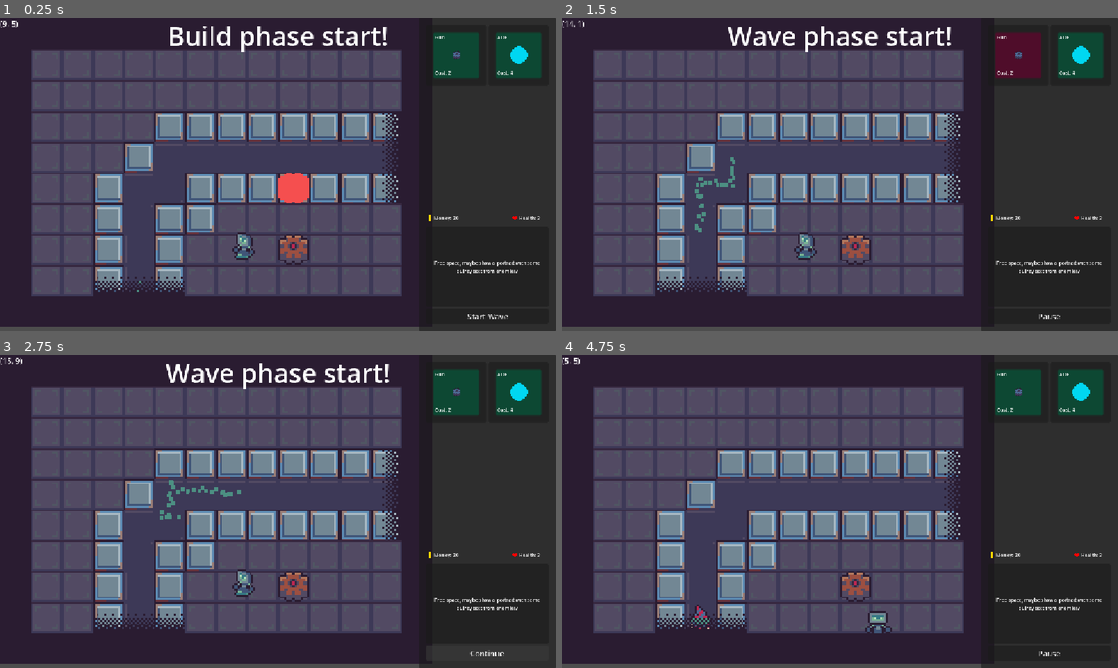
Above: before the commit, frames 1-4 (two rows, left to right).
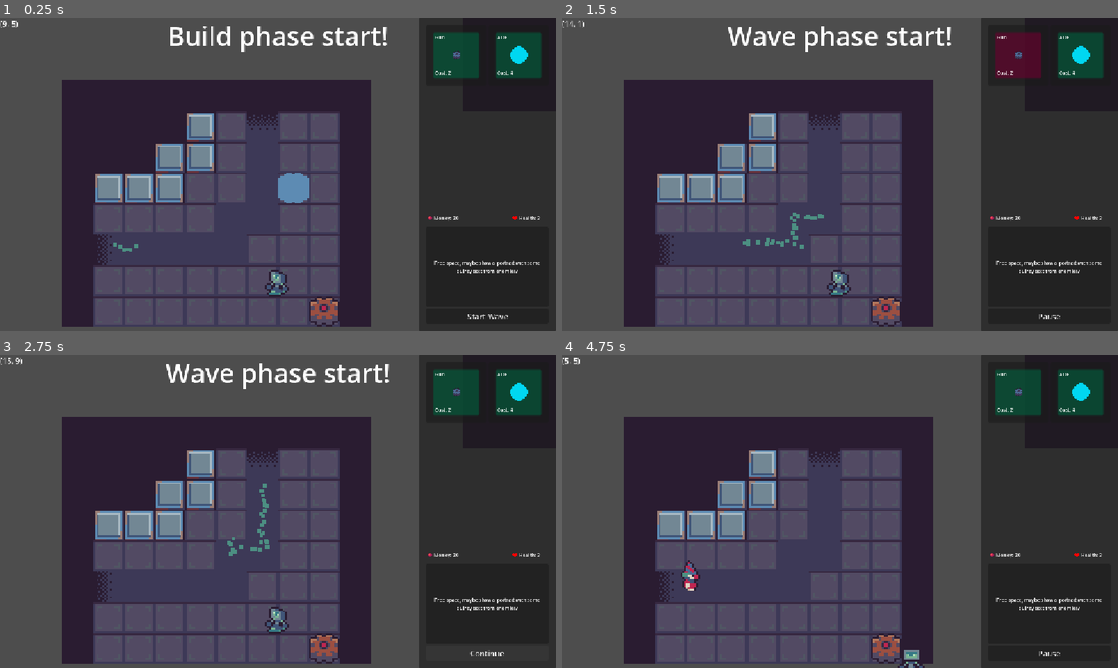
Above: after the commit, the same moments.

Repository: aughckt/spin-to-win
Game: Godot game, scene res://structure/level_manager.tscn
Same seed, same stepped clock (60 frames per second), same inputs: the game is played once before the commit and once after it. The engine's default icon, where the game draws it, is replaced by a stand-in: a white triangle on a blue panel in a dark square.
Inputs (mouse positions are in pixels of both pictures, inside the frame that each line leads up to):
- Up to frame 1 (0.25 s): no input
- Up to frame 2 (1.5 s): click "Start Wave" at 0.5 s; click (1017, 55) at 1.27 s
- Up to frame 3 (2.75 s): click "Pause" at 2 s
- Up to frame 4 (4.75 s): click "Continue" at 2.75 s; move the mouse to (962, 495) at 3.52 s; hold D (right) 3.53-4.28 s; hold Mouse wheel down (scroll_down) 3.53-4.28 s; click (962, 495) at 3.67 s; move the mouse to (728, 527) at 4.27 s; hold S (down) from 4.28 s (still down); tap Mouse wheel up (scroll_up) at 4.35 s

The runs differ from the first frame. In frame 1, 46% of the frame differs, in the area x 0-100%, y 0-99%; in frame 2, 46%; in frame 3, 46%; in frame 4, 47%, in the area x 0-100%, y 0-100%.

Commit message:
add nose

Diff:
--- a/environment/environment.gd
+++ b/environment/environment.gd
@@ -490,3 +490,19 @@
 
 	print("Selected tower %s" % ("none" if tower_data == null else tower_data.name))
 	build_visual.set_data(tower_data)
+
+
+const INITIAL_NOSE_VEL: Vector2 = Vector2(30, 90)
+const SPREAD_DEGRESS: float = 15
+@export var hud_layer: CanvasLayer
+func spawn_money(amount: int, at: Vector2) -> void:
+	for _i in range(amount):
+		var nose := Nose.create()
+		nose.reparent.call_deferred(hud_layer)
+		nose.global_position = at
+		nose.target_point = hud.nose_target.global_position
+
+		var speed := randf_range(INITIAL_NOSE_VEL.x, INITIAL_NOSE_VEL.y)
+		var angle := deg_to_rad(randf_range(-SPREAD_DEGRESS, SPREAD_DEGRESS))
+
+		nose.vel = (-nose.global_position.direction_to(nose.target_point)).rotated(angle) * speed
--- a/environment/environment.tscn
+++ b/environment/environment.tscn
@@ -180,7 +180,7 @@
 physics_layer_0/collision_mask = 0
 sources/0 = SubResource("TileSetAtlasSource_7uceq")
 
-[node name="Environment" type="Node2D" unique_id=123182581 node_paths=PackedStringArray("terrainmap", "tilemap", "gearmap", "gears", "underground_gears", "bullets", "towers", "troopers", "coords_label", "hud", "build_visual")]
+[node name="Environment" type="Node2D" unique_id=123182581 node_paths=PackedStringArray("terrainmap", "tilemap", "gearmap", "gears", "underground_gears", "bullets", "towers", "troopers", "coords_label", "hud", "build_visual", "hud_layer")]
 y_sort_enabled = true
 script = ExtResource("1_wjl7u")
 terrainmap = NodePath("Terrain")
@@ -194,6 +194,7 @@
 coords_label = NodePath("DebugHUD/CoordsLabel")
 hud = NodePath("HUD/HUD")
 build_visual = NodePath("BuildVisual")
+hud_layer = NodePath("HUD")
 
 [node name="ArrowTiles" type="TileMapLayer" parent="." unique_id=108710037]
 tile_set = SubResource("TileSet_wetts")
--- a/structure/level_manager.gd
+++ b/structure/level_manager.gd
@@ -5,6 +5,7 @@
 
 @export var current_level_index: int = 0
 var level_array: Array[PackedScene] = [
+	preload("res://structure/levels/level_gunturn.tscn"),
 	preload("res://structure/levels/level_aoe_intro.tscn"),
 	preload("res://structure/levels/template_level.tscn"),
 	preload("res://structure/levels/level_snake.tscn")]
--- a/structure/levels/level_gunturn.tscn
+++ b/structure/levels/level_gunturn.tscn
@@ -30,4 +30,7 @@
 [node name="GearMap" parent="Environment" parent_id_path=PackedInt32Array(123182581) index="4" unique_id=916456414]
 tile_map_data = PackedByteArray("AAAKAAkAAAABAAAAAAA=")
 
+[node name="Player" parent="Environment" parent_id_path=PackedInt32Array(123182581) index="12" unique_id=1382910038]
+position = Vector2(574, 565)
+
 [editable path="Environment"]
--- a/towers/gun_tower/bullet.gd
+++ b/towers/gun_tower/bullet.gd
@@ -29,6 +29,9 @@
 	return pool
 
 func _on_area_entered(area: Area2D) -> void:
+	if area.get_parent() == GeneralPool:
+		return
+
 	if area is Trooper:
 		(area as Trooper).take_damage(damage)
 
--- a/troopers/trooper.gd
+++ b/troopers/trooper.gd
@@ -11,6 +11,8 @@
 const MAX_HP: int = 100
 var hp: int = MAX_HP
 @export var sprite: AnimatedSprite2D
+
+const BOUNTY: int = 1
 
 func _ready() -> void:
 	target_pos = global_position
@@ -75,7 +77,7 @@
 
 
 	if hp <= 0:
-		Env.INST.budget += 1
+		Env.INST.spawn_money(BOUNTY, global_position)
 		pool_self()
 
 
--- a/ui/hud.gd
+++ b/ui/hud.gd
@@ -10,6 +10,8 @@
 
 @export var start_wave_button: Button
 @export var pause_button: Button
+
+@export var nose_target: Control
 
 signal data_selected (data: TowerData)
 
--- a/ui/hud.tscn
+++ b/ui/hud.tscn
@@ -2,8 +2,8 @@
 
 [ext_resource type="Script" uid="uid://cveavlf4sypju" path="res://ui/hud.gd" id="1_en2x2"]
 [ext_resource type="PackedScene" uid="uid://deeabsnpj3v05" path="res://ui/tower_panel.tscn" id="1_rbyyf"]
-[ext_resource type="Texture2D" uid="uid://wuck5ik5v4v2" path="res://ui/temp_coin.png" id="2_7ihmi"]
 [ext_resource type="Theme" uid="uid://ofehi657nfwc" path="res://ui/theme.tres" id="2_276te"]
+[ext_resource type="Texture2D" uid="uid://daf10bu2v4pfp" path="res://ui/nose/nose.png" id="3_en2x2"]
 [ext_resource type="Texture2D" uid="uid://kv40wvt1fi4w" path="res://ui/temp_health.png" id="4_en2x2"]
 
 [sub_resource type="StyleBoxFlat" id="StyleBoxFlat_7ihmi"]
@@ -18,7 +18,7 @@
 corner_radius_bottom_left = 3
 corner_detail = 5
 
-[node name="HUD" type="Control" unique_id=1114338 node_paths=PackedStringArray("tower_panels", "health_label", "money_label", "start_wave_button", "pause_button")]
+[node name="HUD" type="Control" unique_id=1114338 node_paths=PackedStringArray("tower_panels", "health_label", "money_label", "start_wave_button", "pause_button", "nose_target")]
 layout_mode = 3
 anchors_preset = 15
 anchor_right = 1.0
@@ -33,6 +33,7 @@
 money_label = NodePath("PanelContainer/MarginContainer/VBoxContainer/HealthAndMoney/HBoxContainer/Money/HBoxContainer/Label")
 start_wave_button = NodePath("PanelContainer/MarginContainer/VBoxContainer/StartWaveButton")
 pause_button = NodePath("PanelContainer/MarginContainer/VBoxContainer/PauseButton")
+nose_target = NodePath("PanelContainer/MarginContainer/VBoxContainer/HealthAndMoney/HBoxContainer/Money/HBoxContainer/TextureRect")
 
 [node name="PanelContainer" type="PanelContainer" parent="." unique_id=518244129]
 layout_mode = 1
@@ -105,7 +106,7 @@
 texture_filter = 1
 layout_mode = 2
 size_flags_horizontal = 0
-texture = ExtResource("2_7ihmi")
+texture = ExtResource("3_en2x2")
 
 [node name="Label2" type="Label" parent="PanelContainer/MarginContainer/VBoxContainer/HealthAndMoney/HBoxContainer/Money/HBoxContainer" unique_id=2116232395]
 layout_mode = 2
--- /dev/null
+++ b/ui/nose/nose.gd
@@ -0,0 +1,49 @@
+class_name Nose
+extends Sprite2D
+
+const TURN_RATE: float = 5
+const ACCEL: float = 10
+const TARGET_SPEED: float = 600
+const MIN_TARGET_DIST: float = 5
+##just a failsafe
+const LIFE_TIME: float = 5
+
+var target_point: Vector2
+var vel: Vector2
+var time: float
+
+static var pool: Pool
+const scene: PackedScene = preload("res://ui/nose/nose.tscn")
+
+@export var sound: Sound
+
+func _process(delta: float) -> void:
+	if time < 0 || global_position.distance_squared_to(target_point) <= MIN_TARGET_DIST * MIN_TARGET_DIST:
+		Env.INST.budget += 1
+		SoundBus.play_sound(sound)
+		remove()
+		return
+
+	var to_target := target_point - global_position
+
+	var angle := vel.angle()
+	var target_angle := to_target.angle()
+	var new_angle := lerp_angle(angle, target_angle, TURN_RATE * delta)
+
+	vel = Vector2.RIGHT.rotated(new_angle) * lerpf(vel.length(), TARGET_SPEED, ACCEL * delta)
+	global_position += vel * delta
+
+	time -= delta
+
+static func _get_pool() -> Pool:
+	if pool == null:
+		pool = Pool.create(scene)
+	return pool
+
+static func create() -> Nose:
+	var nose: Nose = _get_pool().get_inst()
+	nose.time = LIFE_TIME
+	return nose
+
+func remove() -> void:
+	_get_pool().pool(self)
--- /dev/null
+++ b/ui/nose/nose.tscn
@@ -0,0 +1,19 @@
+[gd_scene format=3 uid="uid://ch03rit60obld"]
+
+[ext_resource type="Texture2D" uid="uid://daf10bu2v4pfp" path="res://ui/nose/nose.png" id="1_ym5jm"]
+[ext_resource type="Script" uid="uid://bq2ykur37cr3c" path="res://ui/nose/nose.gd" id="2_5xfc3"]
+[ext_resource type="Script" uid="uid://ce8myo2y6rl0p" path="res://audio/sound.gd" id="3_ehdac"]
+[ext_resource type="AudioStream" uid="uid://declsg2r3ox00" path="res://ui/nose/clownnose.wav" id="4_7vwqx"]
+
+[sub_resource type="Resource" id="Resource_mpyug"]
+script = ExtResource("3_ehdac")
+stream = ExtResource("4_7vwqx")
+volume_linear = 0.4
+max_polyphony = 4
+metadata/_custom_type_script = "uid://ce8myo2y6rl0p"
+
+[node name="Nose" type="Sprite2D" unique_id=2019483926]
+scale = Vector2(2, 2)
+texture = ExtResource("1_ym5jm")
+script = ExtResource("2_5xfc3")
+sound = SubResource("Resource_mpyug")
Not shown, added: ui/nose/clownnose.wav.import
Not shown, added: ui/nose/nose.gd.uid
Binary file added: ui/nose/nose.png
Not shown, added: ui/nose/nose.png.import
Not shown, added: ui/nose/clownnose.wav
